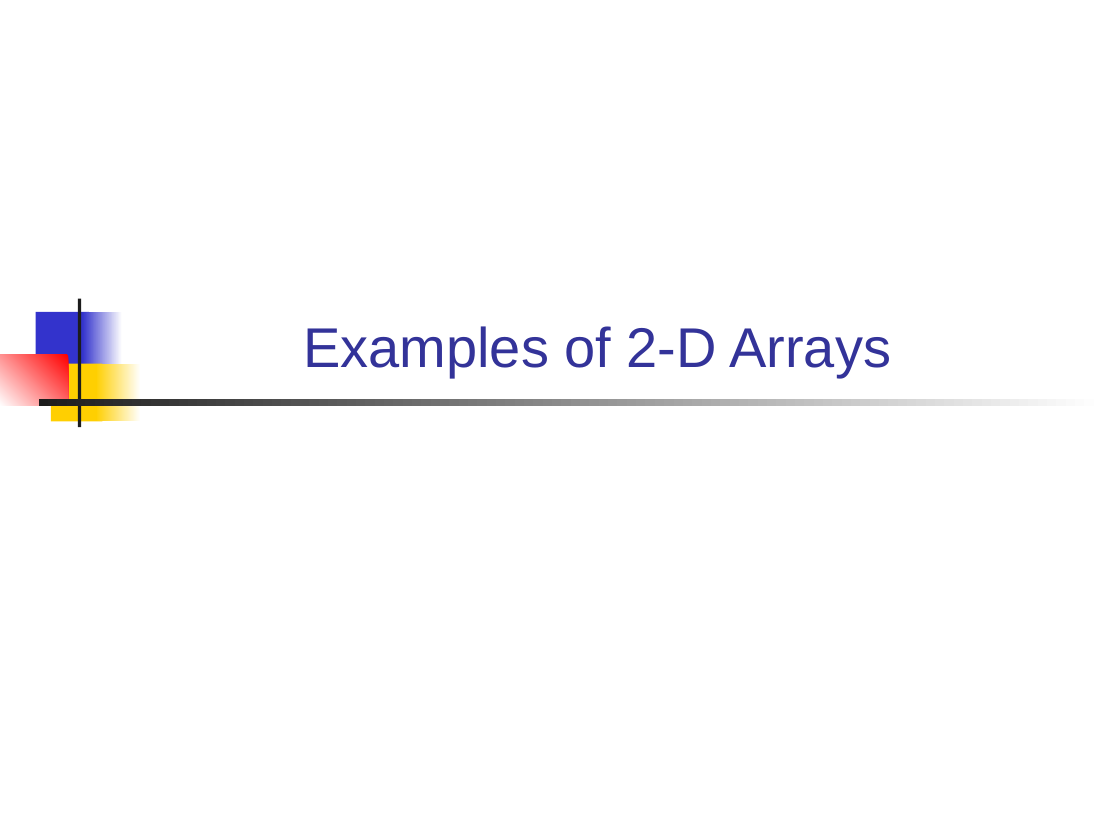
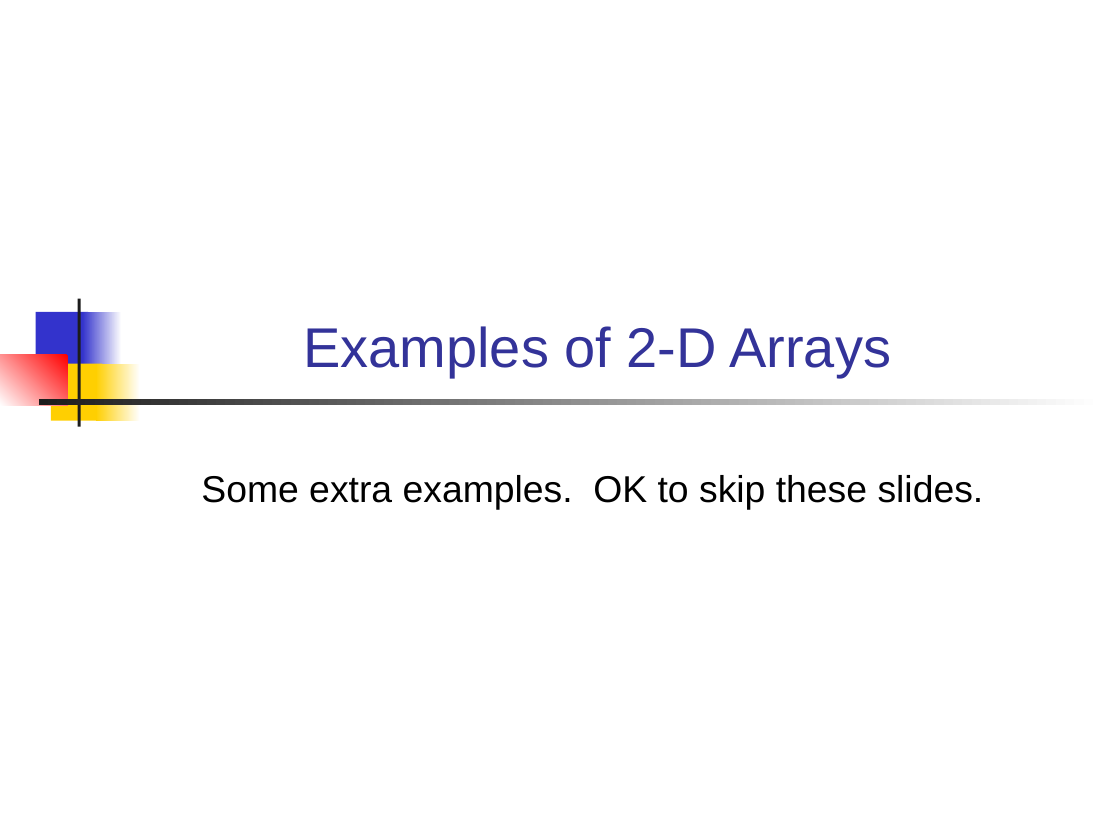
Before and after one commit to cpske/programming1, a slide deck: slide 23 of java-basics/19-Arrays-2D.ppt (slide 37 before the commit). Drawn at 1120x840 pixels with LibreOffice and Linux fonts; fonts in the diff are those of the drawing. Boxes give left, top, right and bottom in pixels: in the first picture for what was removed or moved away, otherwise in the second. Text is boxed around its words. In the diff, an @@ line names an element or a change of style, - is before the commit and + after.

```diff
--- a/java-basics/19-Arrays-2D.ppt
+++ b/java-basics/19-Arrays-2D.ppt
@@ text added at (x1=201, y1=475, x2=984, y2=509), 24 pt, text #000000 @@
+Some extra examples. OK to skip these slides.
```
Also in this commit, not shown: 12 other slides changed, 3 slides added, 4 slides removed, 6 other files.
